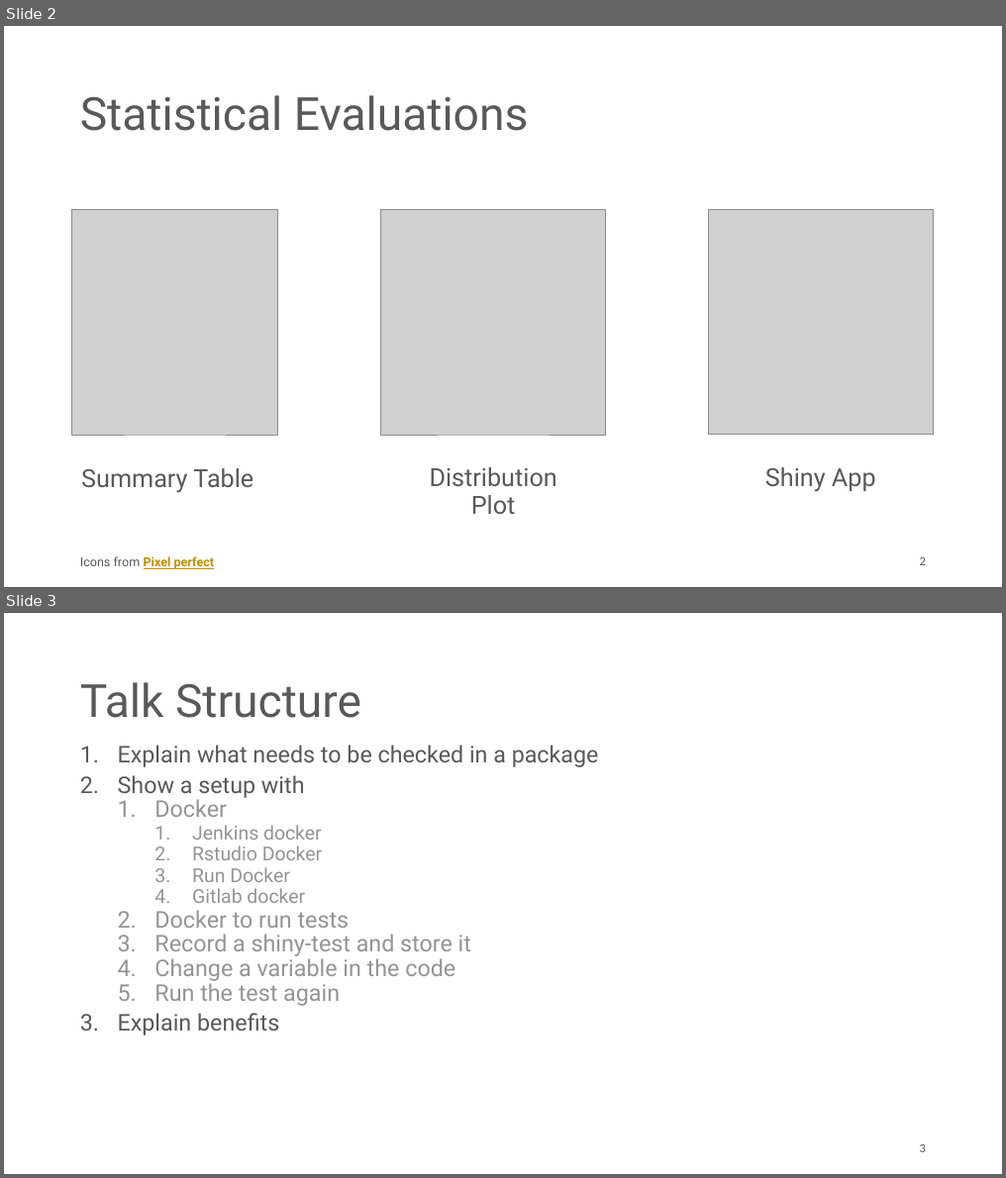
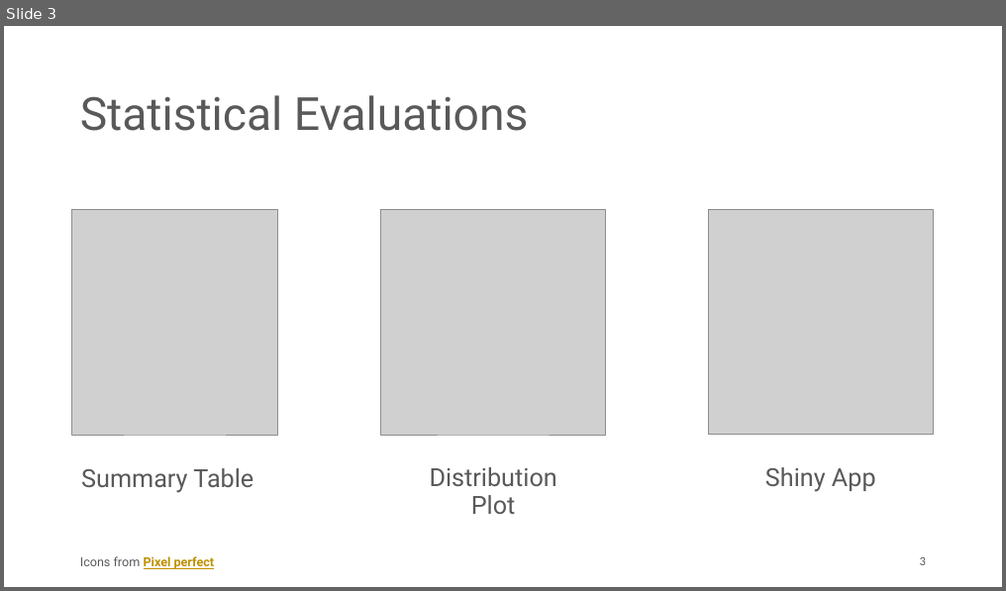
Before and after one commit to zappingseb/userRMUC2020, a slide deck: pptx/20200614_presentation.pptx. Shown one above the other, each under a label of ours: slides 2 and 3 before the commit, slide 3 after it. The pictures are 1006x1178 and 1006x591 pixels, drawn with LibreOffice and Linux fonts; fonts in the diff are those of the drawing; grey boxes stand for pictures. Boxes give left, top, right and bottom in pixels: in the first picture for what was removed or moved away, otherwise in the second. Text is boxed around its words. In the diff, an @@ line names an element or a change of style, - is before the commit and + after.

```diff
--- a/pptx/20200614_presentation.pptx
+++ b/pptx/20200614_presentation.pptx
@@ slide 3 removed at <box>4,613,1002,1174</box>, background #FFFFFF @@
@@ title removed at <box>80,682,361,718</box> @@
-Talk Structure
@@ text removed at <box>118,745,599,1036</box> @@
-1. Explain what needs to be checked in a package
-2. Show a setup with
-  1. Docker
-    1. Jenkins docker
-    2. Rstudio Docker
-    3. Run Docker
-    4. Gitlab docker
-  2. Docker to run tests
-  3. Record a shiny-test and store it
-  4. Change a variable in the code
-  5. Run the test again
-3. Explain benefits
@@ page number removed at <box>920,1145,926,1153</box> @@
-3
@@ what was slide 2 is now slide 3 @@
```
Also in this commit, not shown: 2 slides changed, 2 slides added, 1 other file.
